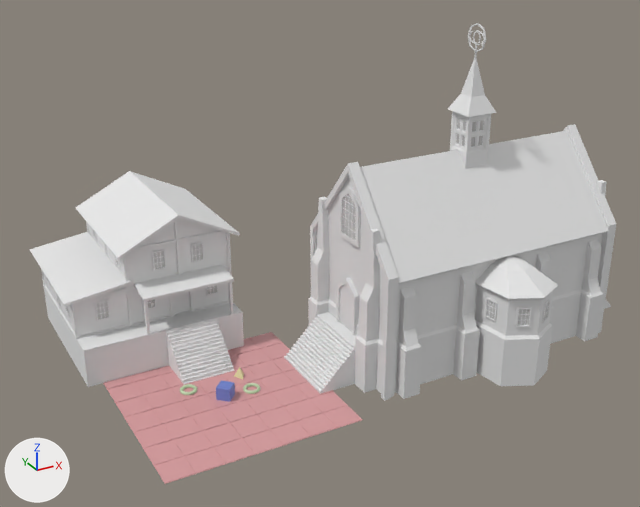
Before and after pictures for a commit that changed the Blender file assets/level/level.blend.
The view is the same before and after, from a 50 mm camera at (-19.8, -49.7, 34.3) aimed at (9.7, 4.0, 7.4). Lighting does not change. The marker at lower left points along +X, +Y and +Z.

Names of what the first picture shows: 'Collection', 'Collection.002', 'Collection.004', 'Collection.005', 'Floor'.
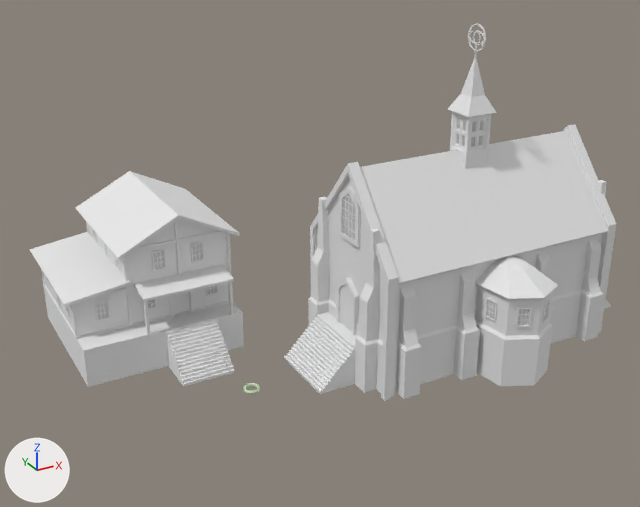
What differs and where, as boxes (x1, y1, x2, y2) in the pictures (640 x 507 px):
'Floor', hidden (pink)
    before: (103, 332, 363, 484)
'Collection', hidden
    before: (216, 380, 235, 402)
'Collection.003', hidden
    before: (180, 384, 197, 395)
'Collection.002', hidden
    before: (234, 367, 244, 379)

Diff of the bpy script that builds the scene:
```diff
--- a/assets/level/level.blend.py
+++ b/assets/level/level.blend.py
@@ ob_floor @@
 _m = ob_floor.modifiers.new('Array.001', 'ARRAY')
 _m.relative_offset_displace = (0.0, -1.0, 0.0)
+ob_floor.hide_set(True)
@@ ob_collection @@
 ob_collection.instance_collection = col_collection_004
+ob_collection.hide_set(True)
@@ ob_collection_002 @@
 ob_collection_002.instance_collection = col_collection_002
+ob_collection_002.hide_set(True)
@@ ob_collection_003 @@
 ob_collection_003.instance_collection = col_collection_001
+ob_collection_003.hide_set(True)
```
